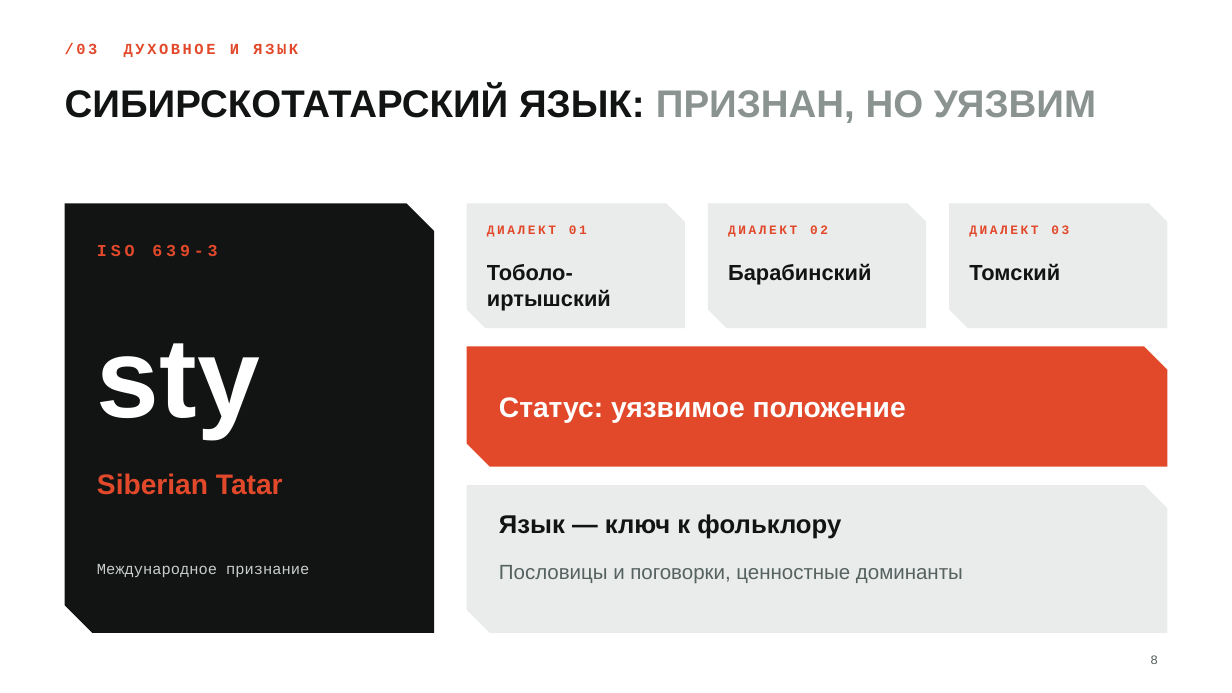
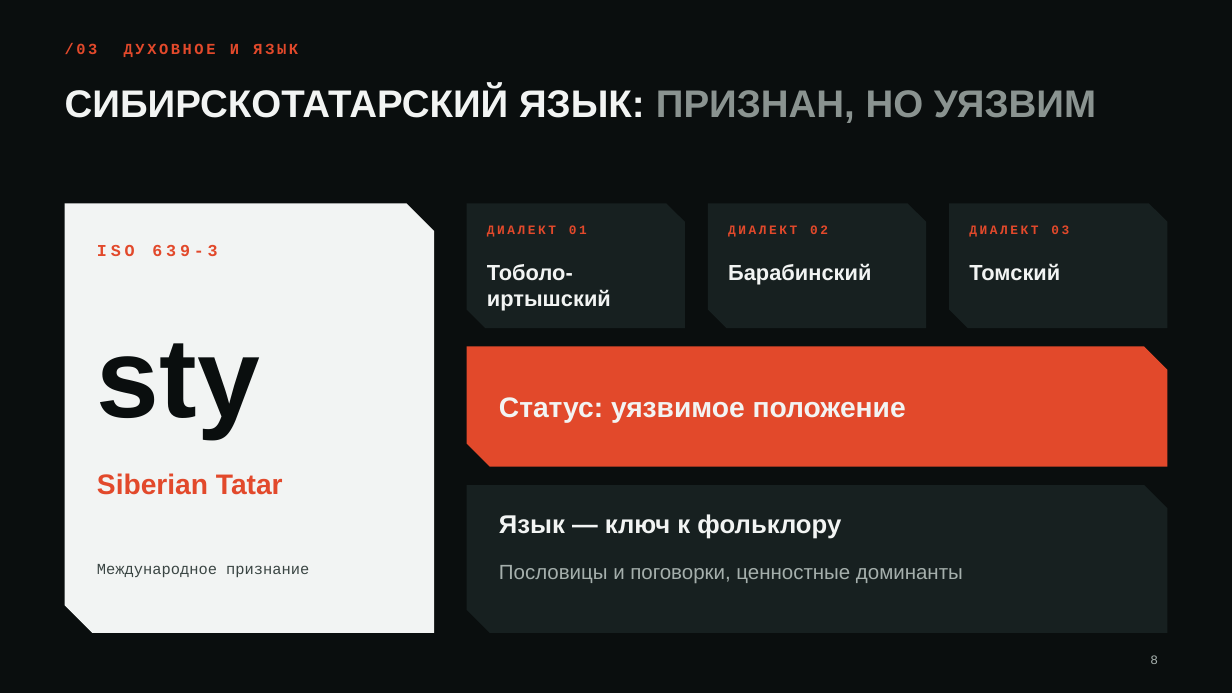
Before and after one commit to sgfsd/trading-bot, a slide deck: slide 8 of presentation/Siberian_Tatars_RU.pptx. Drawn at 1232x693 pixels with LibreOffice and Linux fonts; fonts in the diff are those of the drawing; background and template pictures are left out. Boxes give left, top, right and bottom in pixels: in the first picture for what was removed or moved away, otherwise in the second. Text is boxed around its words. In the diff, an @@ line names an element or a change of style, - is before the commit and + after.

```diff
--- a/presentation/Siberian_Tatars_RU.pptx
+++ b/presentation/Siberian_Tatars_RU.pptx
@@ background #FFFFFF to picture (left out) @@
@@ title "СИБИРСКОТАТАРСКИЙ ЯЗЫК: ПРИЗНАН, НО УЯЗВИМ" at box(65, 86, 1096, 123): text colour #111413 to #F2F4F3 in "СИБИРСКОТАТАРСКИЙ ЯЗЫК:" @@
@@ freeform shape at box(65, 203, 434, 633): fill #111413 to #F2F4F3 @@
@@ text "sty" at box(97, 343, 260, 438): text colour #FFFFFF to #0A0E0E @@
@@ text "Статус: уязвимое положение" at box(499, 397, 906, 423): text colour #FFFFFF to #F2F4F3 @@
@@ fill #E9ECEB to #172020 in 4 elements at box(467, 203, 685, 328), box(708, 203, 926, 328), box(949, 203, 1167, 328), box(467, 485, 1167, 633) @@
@@ text colour #111413 to #F2F4F3 in 4 elements at box(487, 264, 611, 311), box(728, 263, 871, 285), box(969, 263, 1060, 281), box(499, 514, 841, 539) @@
@@ text "Международное признание" at box(97, 564, 309, 577): text colour #C9CECC to #3A4543 @@
@@ text "Пословицы и поговорки, ценностные доминанты" at box(499, 565, 963, 583): text colour #566260 to #A5AFAC @@
@@ page number at box(1150, 655, 1158, 664): text colour #566260 to #A5AFAC @@
```
Also in this commit, not shown: 12 other slides changed, 1 other file.
